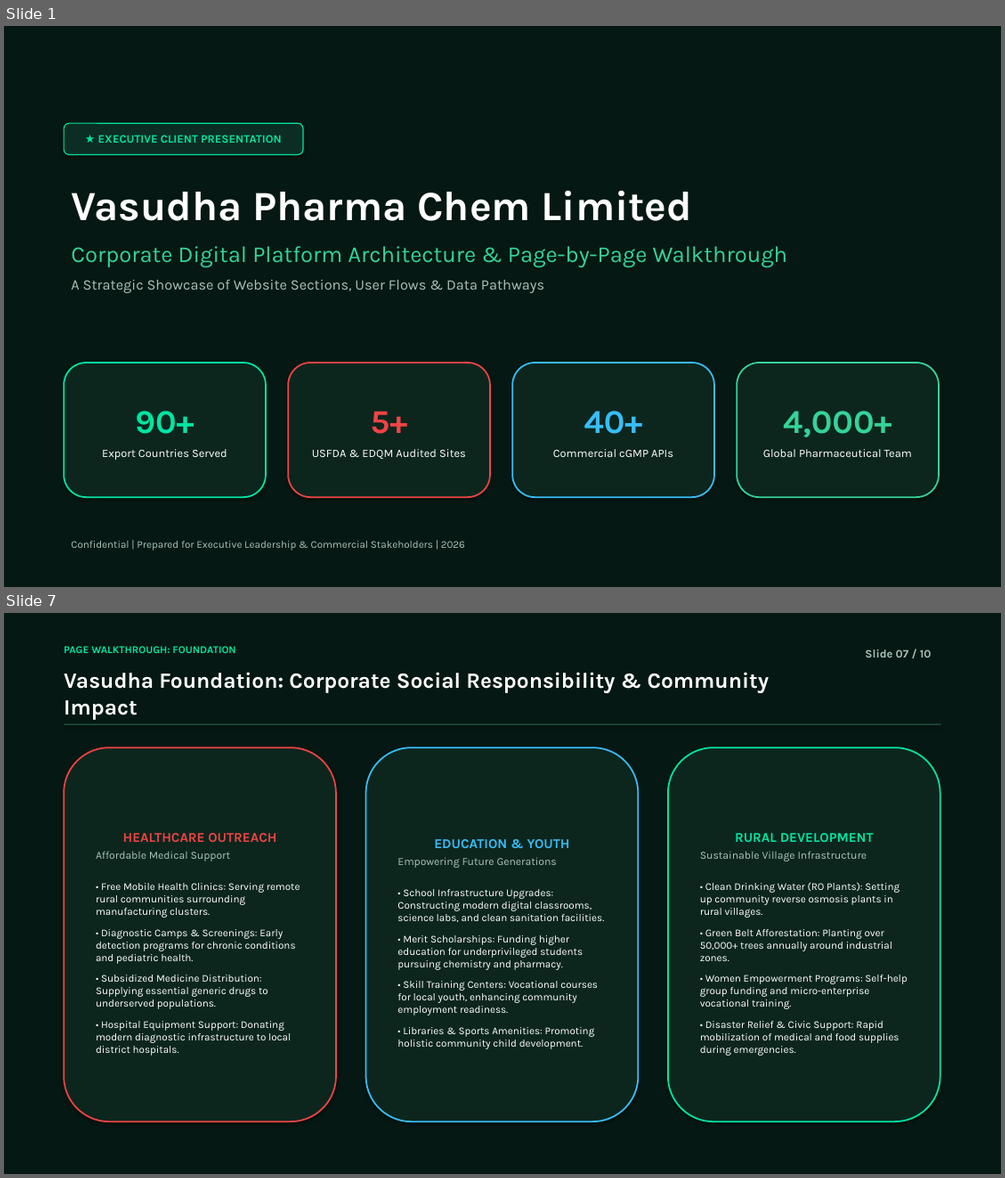
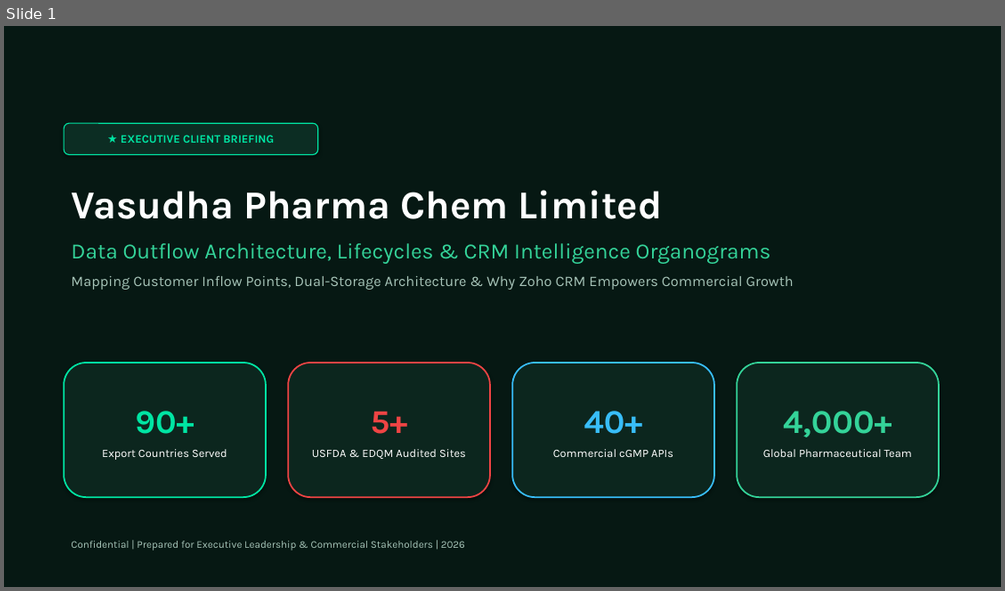
Before and after one commit to saikrishna-bethamcharla/vasudhapharma-green, a slide deck: Vasudha_Pharma_Client_Presentation.pptx. Shown one above the other, each under a label of ours: slides 1 and 7 before the commit, slide 1 after it; the slides between them are not shown. The pictures are 1005x1178 and 1005x591 pixels, drawn with LibreOffice and Linux fonts; fonts in the diff are those of the drawing. Boxes give left, top, right and bottom in pixels: in the first picture for what was removed or moved away, otherwise in the second. Text is boxed around its words. In the diff, an @@ line names an element or a change of style, - is before the commit and + after.

Commit message:
docs(presentation): add data outflow organograms, data lifecycles, and Zoho CRM strategic value

```diff
--- a/Vasudha_Pharma_Client_Presentation.pptx
+++ b/Vasudha_Pharma_Client_Presentation.pptx
@@ slide 7 removed at [4, 613, 1001, 1174], background #FFFFFF @@
@@ rectangle removed at [4, 613, 1001, 1174] @@
@@ text removed at [64, 646, 235, 653] @@
-PAGE WALKTHROUGH: FOUNDATION
@@ text removed at [865, 649, 931, 657] @@
-Slide 07 / 10
@@ text removed at [64, 672, 769, 720] @@
-Vasudha Foundation: Corporate Social Responsibility & Community Impact
@@ rectangle removed at [64, 723, 941, 725] @@
@@ rounded rectangle removed at [64, 747, 336, 1121] @@
-HEALTHCARE OUTREACH
-Affordable Medical Support
-• Free Mobile Health Clinics: Serving remote rural communities surrounding manufacturing clusters.
-• Diagnostic Camps & Screenings: Early detection programs for chronic conditions and pediatric health.
-• Subsidized Medicine Distribution: Supplying essential generic drugs to underserved populations.
-• Hospital Equipment Support: Donating modern diagnostic infrastructure to local district hospitals.
@@ rounded rectangle removed at [366, 747, 638, 1121] @@
-EDUCATION & YOUTH
-Empowering Future Generations
-• School Infrastructure Upgrades: Constructing modern digital classrooms, science labs, and clean sanitation facilities.
-• Merit Scholarships: Funding higher education for underprivileged students pursuing chemistry and pharmacy.
-• Skill Training Centers: Vocational courses for local youth, enhancing community employment readiness.
-• Libraries & Sports Amenities: Promoting holistic community child development.
@@ rounded rectangle removed at [668, 747, 940, 1121] @@
-RURAL DEVELOPMENT
-Sustainable Village Infrastructure
-• Clean Drinking Water (RO Plants): Setting up community reverse osmosis plants in rural villages.
-• Green Belt Afforestation: Planting over 50,000+ trees annually around industrial zones.
-• Women Empowerment Programs: Self-help group funding and micro-enterprise vocational training.
-• Disaster Relief & Civic Support: Rapid mobilization of medical and food supplies during emergencies.
@@ slide 1 changed as well @@
@@ rounded rectangle "★ EXECUTIVE CLIENT BRIEFING": place and size @@
-rounded rectangle "★ EXECUTIVE CLIENT BRIEFING" at [64, 123, 303, 155]
+rounded rectangle "★ EXECUTIVE CLIENT BRIEFING" at [64, 123, 318, 155]
@@ text in rounded rectangle at [121, 135, 274, 143]: text changed @@
-★ EXECUTIVE CLIENT PRESENTATION
+★ EXECUTIVE CLIENT BRIEFING
@@ text at [71, 190, 662, 219]: size 40 to 38 pt in "Vasudha Pharma Chem Limited" @@
@@ text at [71, 243, 793, 289]: text changed; size 22 to 14 pt; text colour #34D399 to #A7C4B8 @@
-Corporate Digital Platform Architecture & Page-by-Page Walkthrough
-A Strategic Showcase of Website Sections, User Flows & Data Pathways
+Data Outflow Architecture, Lifecycles & CRM Intelligence Organograms
+Mapping Customer Inflow Points, Dual-Storage Architecture & Why Zoho CRM Empowers Commercial Growth
```
Also in this commit, not shown: 2 other slides changed, 7 slides added, 6 other slides removed, 3 other files.
